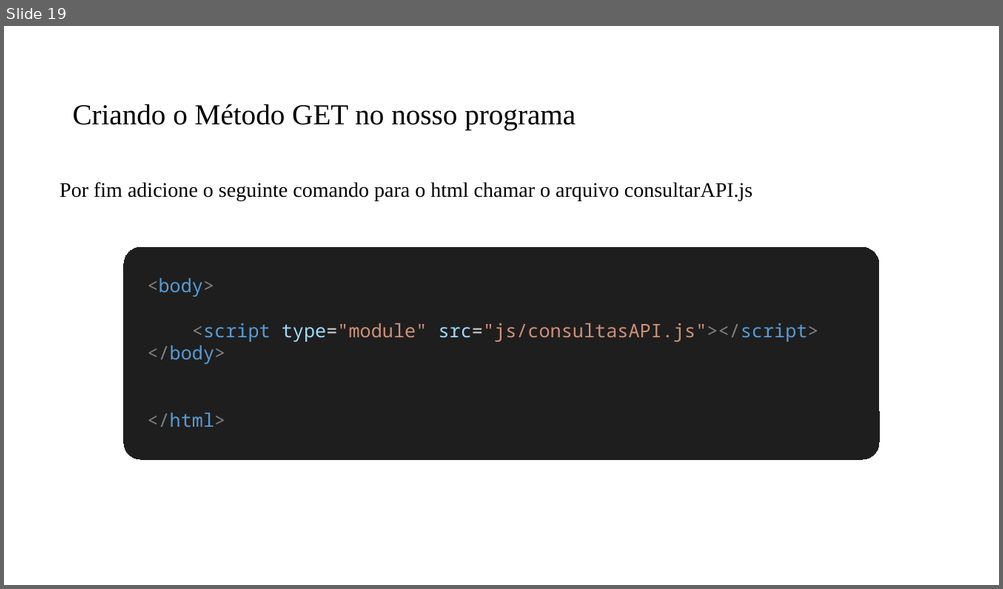
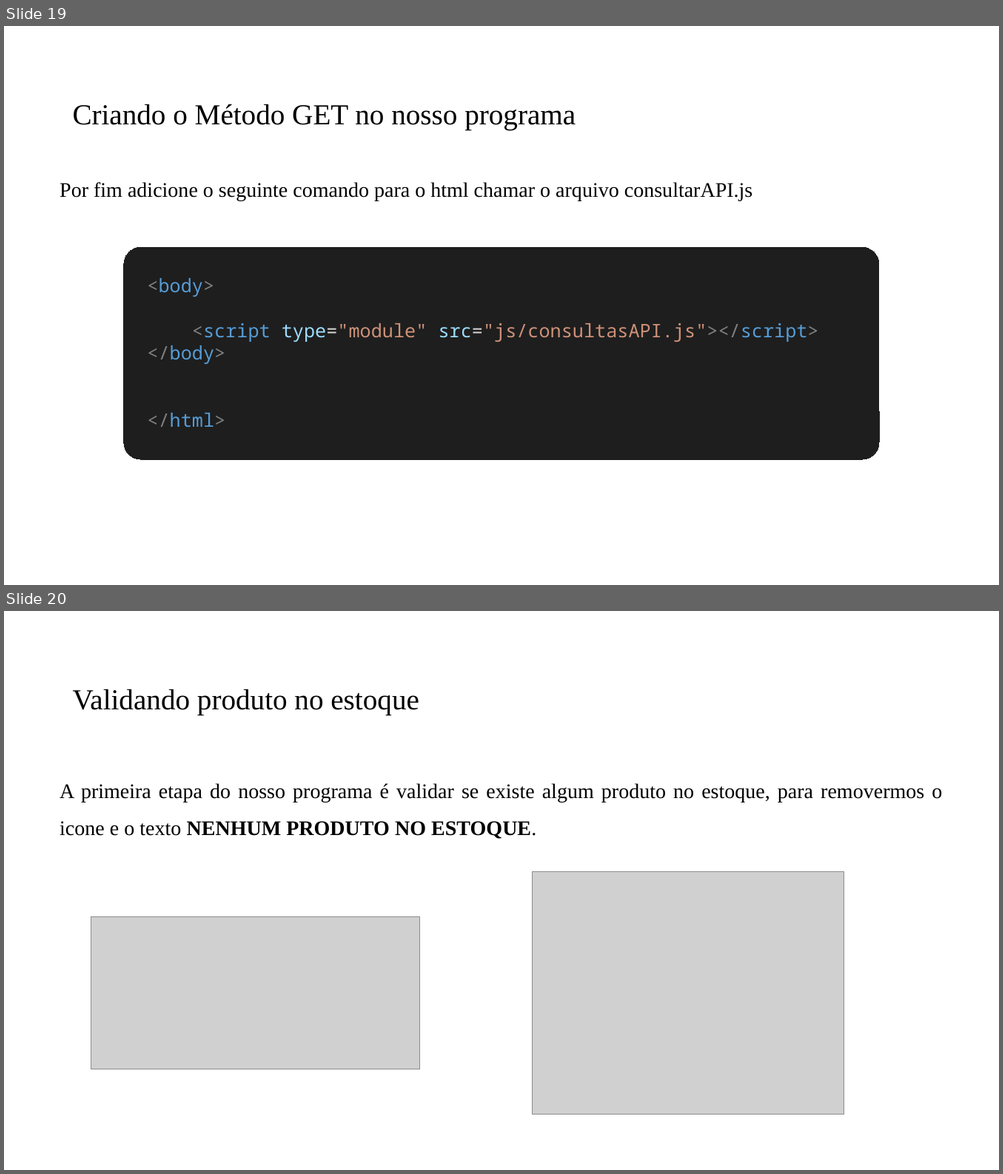
Before and after one commit to PedroMiho/UMC, a slide deck: SI/Programação para Internet/Módulo 2 - JavaScript/Aula03 - Implementado o CRUD/Implementando CRUD.pptx. Shown one above the other, each under a label of ours: slide 19 before the commit, slides 19 and 20 after it. The pictures are 1003x589 and 1003x1174 pixels, drawn with LibreOffice and Linux fonts; fonts in the diff are those of the drawing; grey boxes stand for pictures; background and template pictures are left out. Boxes give left, top, right and bottom in pixels: in the first picture for what was removed or moved away, otherwise in the second. Text is boxed around its words. In the diff, an @@ line names an element or a change of style, - is before the commit and + after.

```diff
--- a/SI/Programação para Internet/Módulo 2 - JavaScript/Aula03 - Implementado o CRUD/Implementando CRUD.pptx
+++ b/SI/Programação para Internet/Módulo 2 - JavaScript/Aula03 - Implementado o CRUD/Implementando CRUD.pptx
@@ slide 20 added at [4, 611, 999, 1170], background #FFFFFF @@
@@ title added at [73, 689, 419, 715], 28 pt, text #000000 @@
+Validando produto no estoque
@@ text added at [60, 783, 942, 839], 20 pt, text #000000 @@
+A primeira etapa do nosso programa é validar se existe algum produto no estoque, para removermos o icone e o texto NENHUM PRODUTO NO ESTOQUE.
@@ picture added at [532, 872, 843, 1115] @@
@@ picture added at [91, 917, 420, 1070] @@
```
Also in this commit, not shown: 7 other slides added, 9 slides removed, 4 other files.
